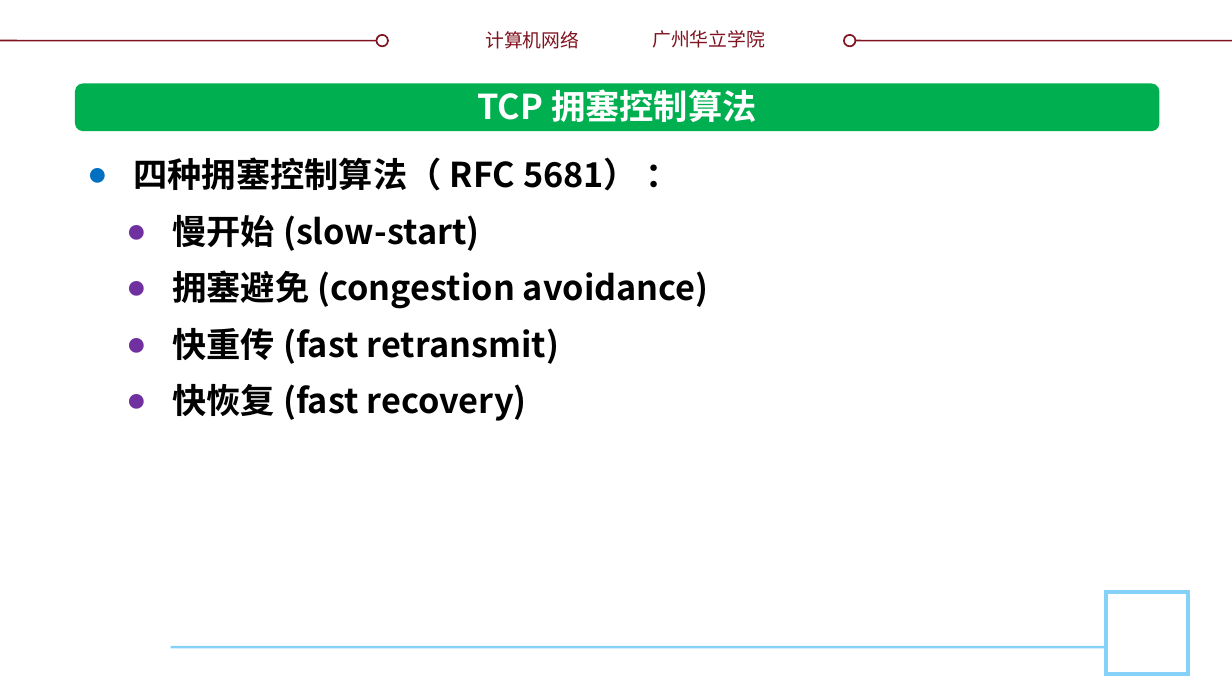
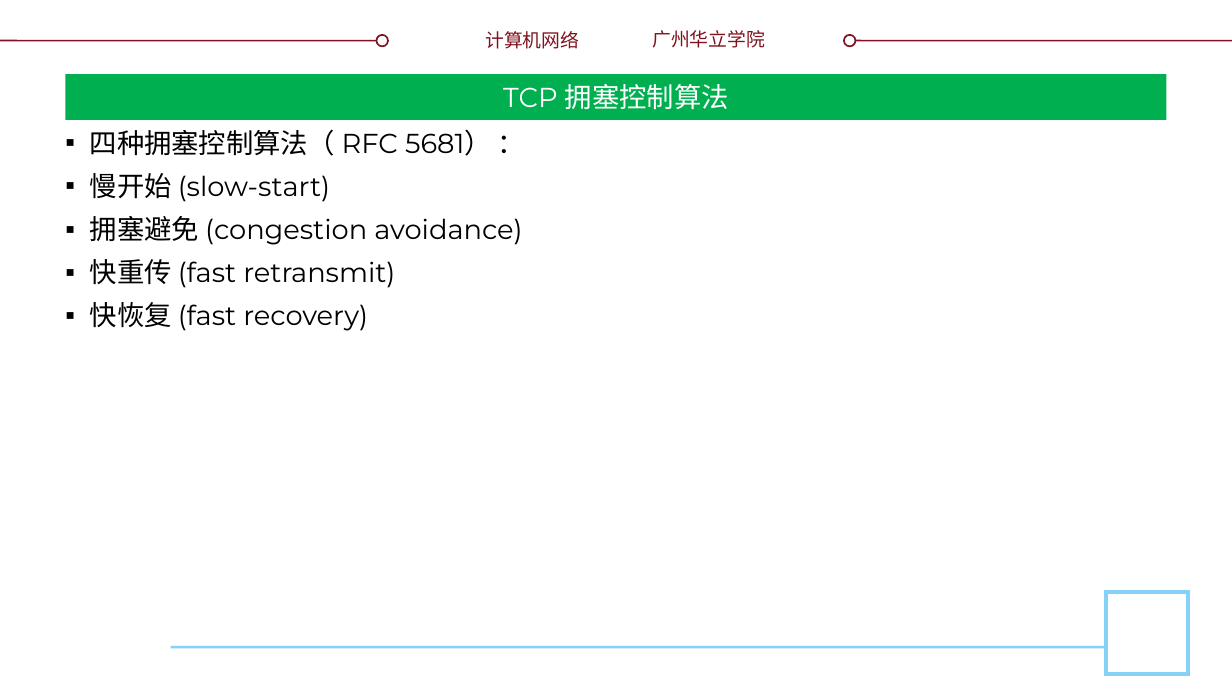
Before and after one commit to glplaman/glplaman.github.io, a slide deck: slide 148 of network/ppt/chap5.pptx. Drawn at 1232x693 pixels with LibreOffice and Linux fonts; fonts in the diff are those of the drawing; background and template pictures are left out. Boxes give left, top, right and bottom in pixels: in the first picture for what was removed or moved away, otherwise in the second. Text is boxed around its words. In the diff, an @@ line names an element or a change of style, - is before the commit and + after.

```diff
--- a/network/ppt/chap5.pptx
+++ b/network/ppt/chap5.pptx
@@ title "TCP 拥塞控制算法": place and size @@
-title "TCP 拥塞控制算法" at (478, 89, 757, 122)
+title "TCP 拥塞控制算法" at (65, 74, 1167, 120)
@@ title "TCP 拥塞控制算法" at (65, 74, 1167, 120): size 20 to 16 pt, font Noto Sans CJK SC to Montserrat, bold off; vertical alignment top to middle; fill none to #00B050 @@
@@ rounded rectangle removed at (75, 84, 1159, 132) @@
@@ text "四种拥塞控制算法（ RFC 5681） ：": place and size @@
-text "四种拥塞控制算法（ RFC 5681） ：" at (133, 157, 709, 421)
+text "四种拥塞控制算法（ RFC 5681） ：" at (90, 129, 522, 331)
@@ text "四种拥塞控制算法（ RFC 5681） ：" at (90, 129, 522, 331): size 20 to 16 pt, font Noto Sans CJK SC to Montserrat, bold off; alignment left to justified; bullet ● to ▪; line spacing 33pt to 1; more space between paragraphs @@
```
Also in this commit, not shown: 71 other slides changed, 3 slides added, 15 other files.
